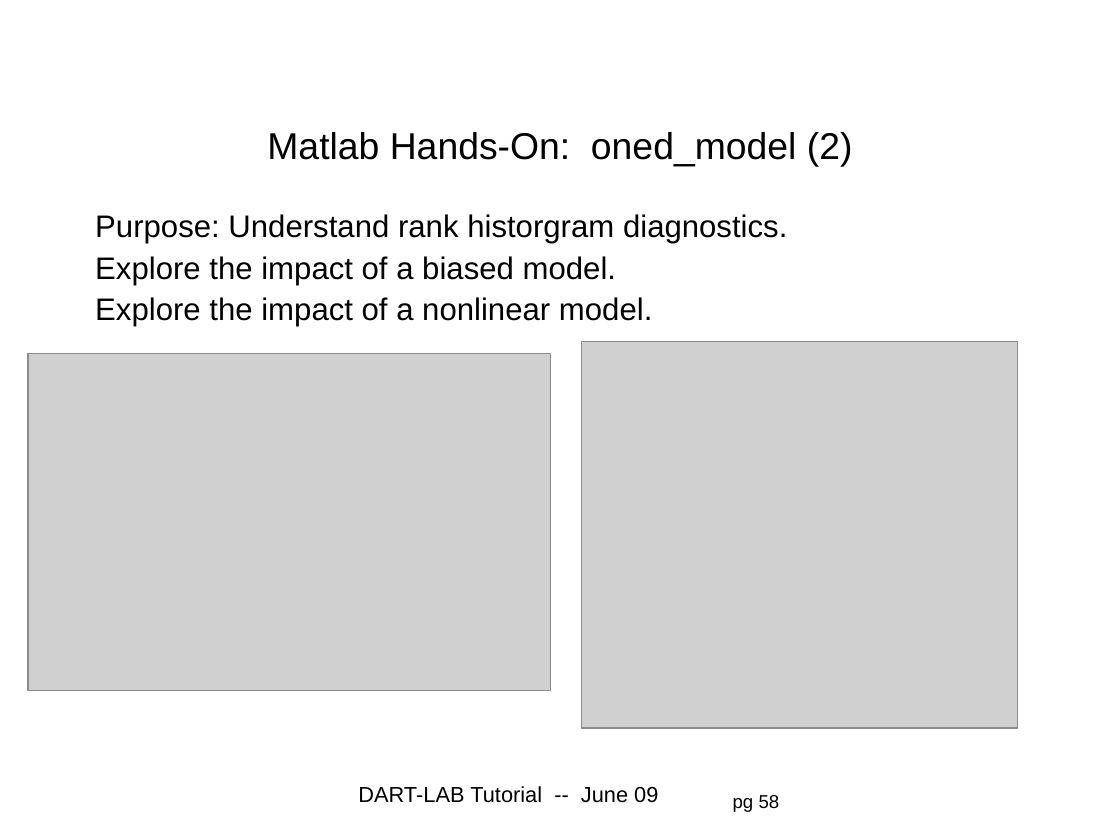
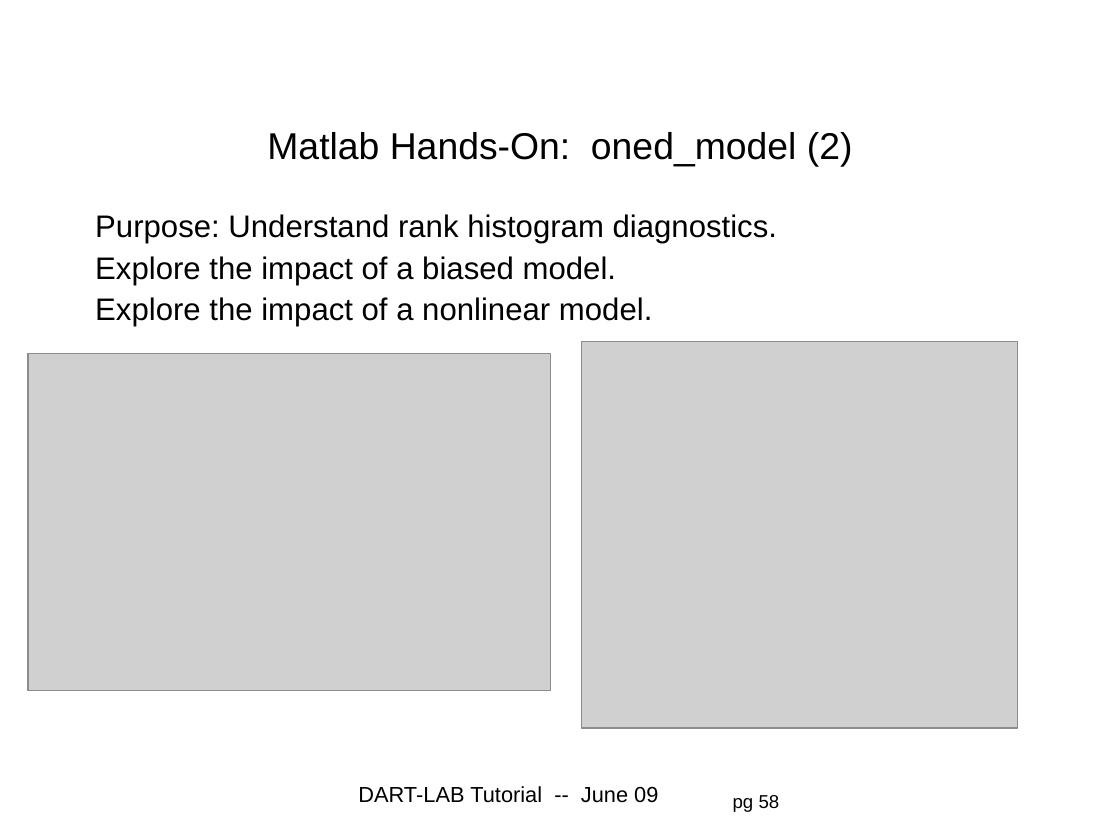
Before and after one commit to jhendric/DART, a slide deck: slide 58 of DART_LAB/presentation/DART_section1.ppt. Drawn at 1120x840 pixels with LibreOffice and Linux fonts; fonts in the diff are those of the drawing; grey boxes stand for pictures; background and template pictures are left out. Boxes give left, top, right and bottom in pixels: in the first picture for what was removed or moved away, otherwise in the second. Text is boxed around its words. In the diff, an @@ line names an element or a change of style, - is before the commit and + after.

Commit message:
fix a typo in one word.

```diff
--- a/DART_LAB/presentation/DART_section1.ppt
+++ b/DART_LAB/presentation/DART_section1.ppt
@@ text at (95,214,777,244): text changed @@
-Purpose: Understand rank historgram diagnostics.
+Purpose: Understand rank histogram diagnostics.
```
Also in this commit, not shown: 2 other slides changed.
